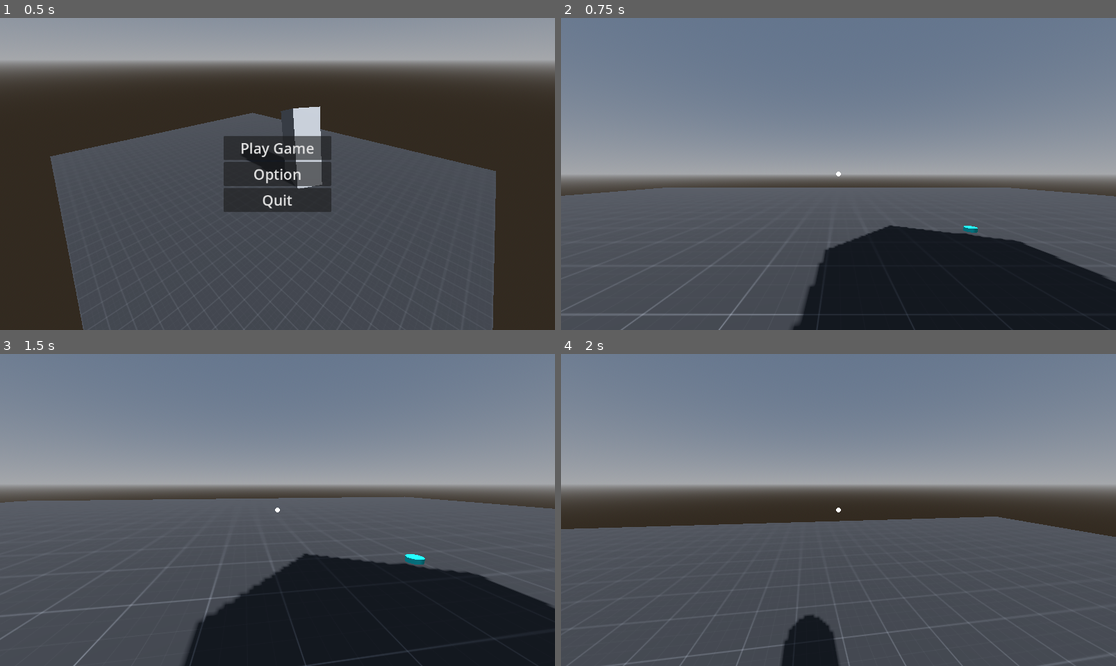
Above: before the commit, frames 1-4 (two rows, left to right).
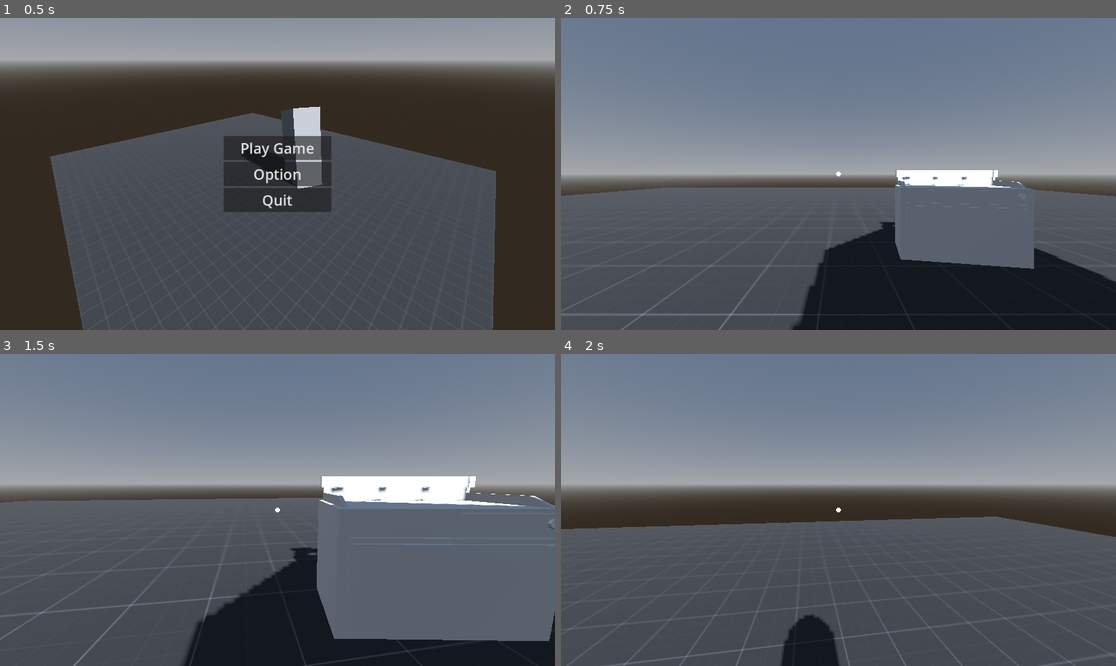
Above: after the commit, the same moments.

Repository: DoomFishy/Drive-Thru-Horror
Game: Godot game, scene res://scenes/mainMenu/Main_Menu.tscn
Two runs of this game, one before a commit and one after it. Both use one fixed random seed, a clock stepped at 60 frames per second and the inputs below.
Inputs (mouse positions are in pixels of both pictures, inside the frame that each line leads up to):
- Up to frame 1 (0.5 s): no input
- Up to frame 2 (0.75 s): click "Play Game" at 0.5 s
- Up to frame 3 (1.5 s): tap Enter at 1.25 s; move the mouse to (305, 510) at 1.27 s; hold W (up) from 1.28 s (still down); click (305, 510) at 1.35 s
- Up to frame 4 (2 s): keep holding W (up); tap Space (jump) at 1.52 s

Frame 1 is identical in both runs. In frame 2, 3.6% of the frame differs, in the area x 57-86%, y 48-81%; in frame 3, 13%, in the area x 52-100%, y 39-92%; in frame 4, nothing differs.

Commit message:
Implemented cameras and monitors
Monitors displays what the camera is looking at.

Diff:
--- /dev/null
+++ b/assets/models/CCTV_Camera.tscn
@@ -0,0 +1,19 @@
+[gd_scene load_steps=3 format=3 uid="uid://b4fdhp7mqwg3m"]
+
+[sub_resource type="BoxMesh" id="BoxMesh_ef6p8"]
+
+[sub_resource type="CylinderMesh" id="CylinderMesh_rxyol"]
+
+[node name="CctvCamera" type="Node3D"]
+transform = Transform3D(1, 0, 0, 0, 0.94587034, 0.32454482, 0, -0.32454482, 0.94587034, 0, 0, 0)
+
+[node name="Camera3D" type="Camera3D" parent="."]
+transform = Transform3D(1, 0, 0, 0, 1, 0, 0, 0, 1, 0, -0.00023899227, -0.31709442)
+
+[node name="Camera_Body" type="MeshInstance3D" parent="."]
+transform = Transform3D(0.29298592, 0, 0, 0, 0.31645846, 0, 0, 0, 0.6372254, 0, 0, 0)
+mesh = SubResource("BoxMesh_ef6p8")
+
+[node name="Camera_Arm" type="MeshInstance3D" parent="."]
+transform = Transform3D(0.099999994, 0, 0, 0, 0.18893258, -0.03280424, 0, 0.06560848, 0.09446629, 0, 0.23280382, 0.13474238)
+mesh = SubResource("CylinderMesh_rxyol")
--- /dev/null
+++ b/assets/models/Monitor.tscn
@@ -0,0 +1,18 @@
+[gd_scene load_steps=4 format=3 uid="uid://dmwwxu20706p4"]
+
+[sub_resource type="PlaneMesh" id="PlaneMesh_5x03e"]
+
+[sub_resource type="StandardMaterial3D" id="StandardMaterial3D_orc66"]
+
+[sub_resource type="BoxMesh" id="BoxMesh_gyjfv"]
+
+[node name="Monitor" type="Node3D"]
+
+[node name="MonitorScreen" type="MeshInstance3D" parent="."]
+transform = Transform3D(0.4739972, 0, 0, 0, -4.3711385e-08, -0.24886718, 0, 0.99999994, -1.0878329e-08, 0, 0.47620824, 0.016170472)
+mesh = SubResource("PlaneMesh_5x03e")
+surface_material_override/0 = SubResource("StandardMaterial3D_orc66")
+
+[node name="MonitorBody" type="MeshInstance3D" parent="."]
+transform = Transform3D(1, 0, 0, 0, 0.52920055, 0, 0, 0, 0.02, 0, 0.47638917, 0)
+mesh = SubResource("BoxMesh_gyjfv")
--- a/scenes/levels/test_world.tscn
+++ b/scenes/levels/test_world.tscn
@@ -1,8 +1,11 @@
-[gd_scene load_steps=8 format=3 uid="uid://buahw34qee6w5"]
+[gd_scene load_steps=13 format=3 uid="uid://buahw34qee6w5"]
 
 [ext_resource type="PackedScene" uid="uid://dt0hn2cgtf5g1" path="res://scenes/player/player.tscn" id="1_1mgh8"]
 [ext_resource type="Texture2D" uid="uid://dqaehttexexqh" path="res://assets/prototype/Dark/texture_01.png" id="2_0huwb"]
 [ext_resource type="PackedScene" uid="uid://ifllmt2qup1j" path="res://scenes/dummy_items/dummy_item.tscn" id="3_0huwb"]
+[ext_resource type="PackedScene" uid="uid://d0ji4n4enn3k5" path="res://assets/models/commerical_flat_top.glb" id="4_eulud"]
+[ext_resource type="PackedScene" uid="uid://b4fdhp7mqwg3m" path="res://assets/models/CCTV_Camera.tscn" id="5_a8c4q"]
+[ext_resource type="PackedScene" uid="uid://dmwwxu20706p4" path="res://assets/models/Monitor.tscn" id="6_a8c4q"]
 
 [sub_resource type="ProceduralSkyMaterial" id="ProceduralSkyMaterial_8a5hx"]
 
@@ -16,6 +19,12 @@
 [sub_resource type="StandardMaterial3D" id="StandardMaterial3D_8a5hx"]
 albedo_texture = ExtResource("2_0huwb")
 uv1_scale = Vector3(20, 20, 20)
+
+[sub_resource type="ViewportTexture" id="ViewportTexture_d4tmt"]
+viewport_path = NodePath("CameraView1")
+
+[sub_resource type="ViewportTexture" id="ViewportTexture_a8c4q"]
+viewport_path = NodePath("CameraView2")
 
 [node name="TestWorld" type="Node3D"]
 
@@ -44,3 +53,30 @@
 
 [node name="DummyItem" parent="." instance=ExtResource("3_0huwb")]
 transform = Transform3D(0.3, 0, 0, 0, 0.3, 0, 0, 0, 0.3, 3.53334, -0.059472173, -5.4248867)
+
+[node name="commerical_flat_top" parent="." instance=ExtResource("4_eulud")]
+transform = Transform3D(-0.044695534, 0, -0.34883058, 0, 0.30961496, 0, 0.25405136, 0, -0.061370146, 2.499474, 0.37339345, -4.3807116)
+
+[node name="CameraView1" type="SubViewport" parent="."]
+
+[node name="CctvCamera" parent="CameraView1" instance=ExtResource("5_a8c4q")]
+transform = Transform3D(0.5300822, -0.2751966, 0.80204725, 1.120525e-09, 0.9458706, 0.32454488, -0.84794635, -0.17203549, 0.501389, -0.17553866, 2.1373458, 5.3051357)
+
+[node name="Monitor" parent="CameraView1" instance=ExtResource("6_a8c4q")]
+transform = Transform3D(-0.52505577, 0, -0.85106784, 0, 1, 0, 0.85106784, 0, -0.52505577, 0.17192227, 0.82357955, 5.4305463)
+
+[node name="Sprite3D" type="Sprite3D" parent="CameraView1/Monitor"]
+transform = Transform3D(0.18345553, 0, 1.1641532e-10, 0, 0.08915836, 0, 2.9802322e-08, 0, 0.0028275494, 0.0070061684, 0.47674954, 0.049876213)
+texture = SubResource("ViewportTexture_d4tmt")
+
+[node name="CameraView2" type="SubViewport" parent="."]
+
+[node name="CctvCamera" parent="CameraView2" instance=ExtResource("5_a8c4q")]
+transform = Transform3D(0.85535944, 0.25632066, -0.45017764, 0.07104277, 0.80275905, 0.5920569, 0.5131405, -0.5384033, 0.66843766, 2.5866942, 2.2617764, 4.0879393)
+
+[node name="Monitor" parent="CameraView2" instance=ExtResource("6_a8c4q")]
+transform = Transform3D(-0.8569245, 0, 0.5154419, 0, 1, 0, -0.5154419, 0, -0.8569245, 2.7295735, 0.40265197, 4.1362543)
+
+[node name="Sprite3D" type="Sprite3D" parent="CameraView2/Monitor"]
+transform = Transform3D(0.18, 0, 0, 0, 0.08, 0, 0, 0, 1, 0.011473656, 0.48194617, 0.017883062)
+texture = SubResource("ViewportTexture_a8c4q")
